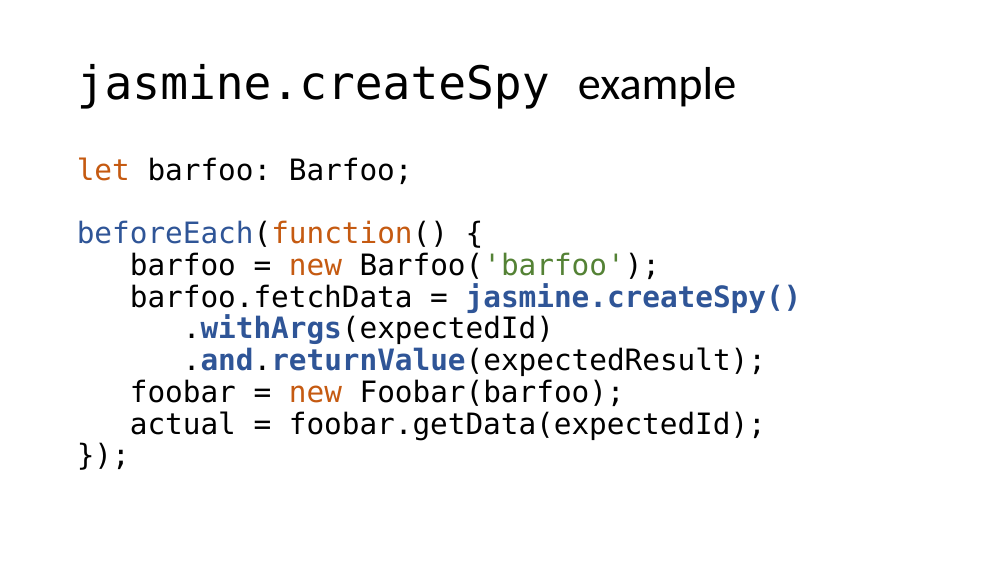
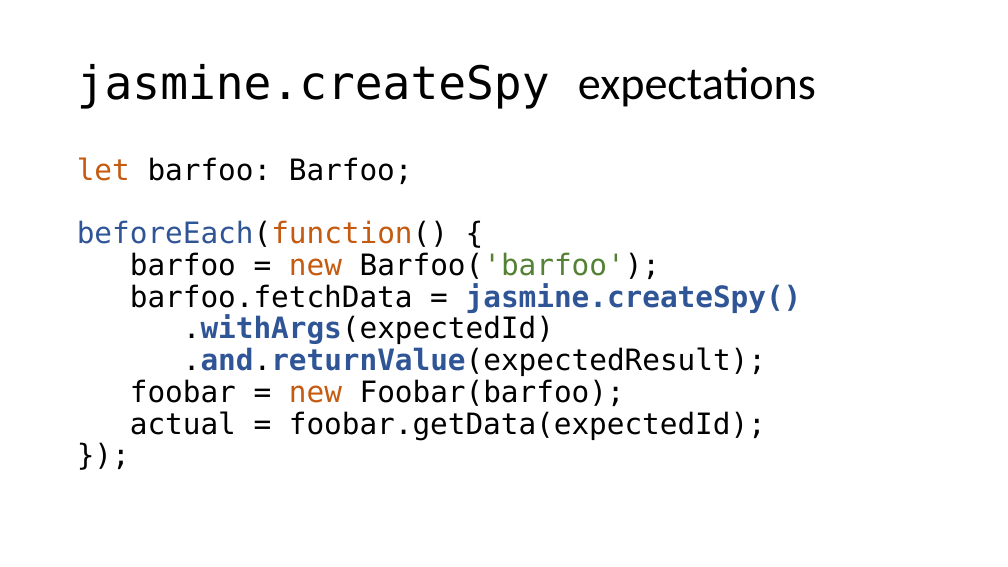
Before and after one commit to cebartling/test-driven, a slide deck: slide 23 of presentations/Introduction to Jasmine Framework.pptx. Drawn at 1008x567 pixels with LibreOffice and Linux fonts; fonts in the diff are those of the drawing. Boxes give left, top, right and bottom in pixels: in the first picture for what was removed or moved away, otherwise in the second. Text is boxed around its words. In the diff, an @@ line names an element or a change of style, - is before the commit and + after.

Commit message:
Updated Jasmine presentation

```diff
--- a/presentations/Introduction to Jasmine Framework.pptx
+++ b/presentations/Introduction to Jasmine Framework.pptx
@@ title at (77, 64, 816, 109): text changed @@
-jasmine.createSpy example
+jasmine.createSpy expectations
```
Also in this commit, not shown: 5 other slides changed, 2 slides added.
